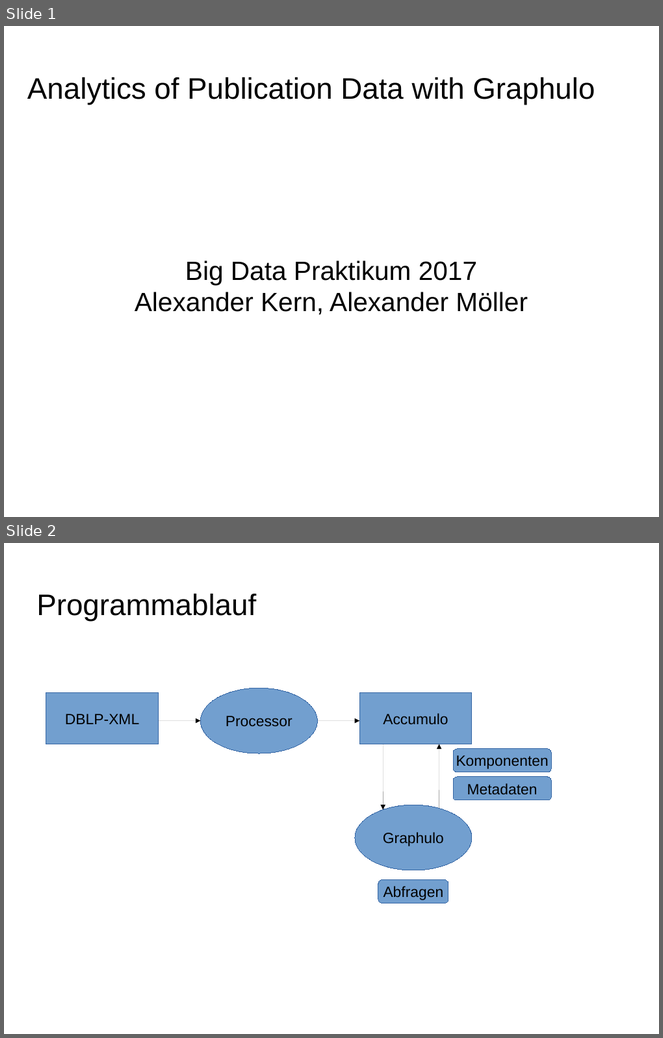
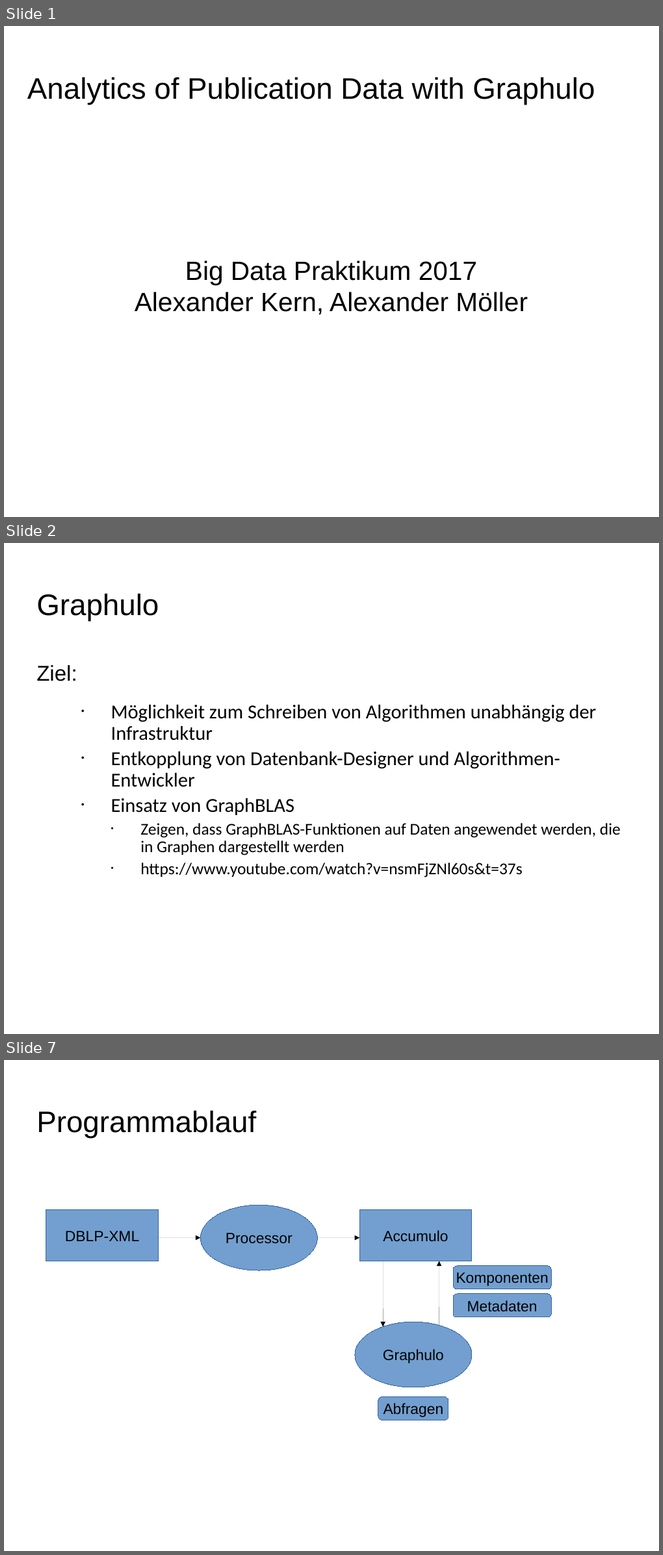
Before and after one commit to ScaDS/dblp-graphulo, a slide deck: doc/testat2.odp. Shown one above the other, each under a label of ours: slides 1 and 2 before the commit, slides 1, 2 and 7 after it; the slides between them are not shown. The pictures are 663x1038 and 663x1555 pixels, drawn with LibreOffice and Linux fonts; fonts in the diff are those of the drawing; background and template pictures are left out. Boxes give left, top, right and bottom in pixels: in the first picture for what was removed or moved away, otherwise in the second. Text is boxed around its words. In the diff, an @@ line names an element or a change of style, - is before the commit and + after.

```diff
--- a/doc/testat2.odp
+++ b/doc/testat2.odp
@@ slide 2 added at (x1=4, y1=543, x2=659, y2=1034), background picture (left out) @@
@@ text added at (x1=36, y1=594, x2=159, y2=621), 36 pt, text #000000 @@
+Graphulo
@@ text added at (x1=36, y1=665, x2=621, y2=878), 24 pt, text #000000 @@
+Ziel:
+  • Möglichkeit zum Schreiben von Algorithmen unabhängig der Infrastruktur
+  • Entkopplung von Datenbank-Designer und Algorithmen-Entwickler
+  • Einsatz von GraphBLAS
+    • Zeigen, dass GraphBLAS-Funktionen auf Daten angewendet werden, die in Graphen dargestellt werden
+    • https://www.youtube.com/watch?v=nsmFjZNl60s&t=37s
@@ what was slide 2 is now slide 7 @@
```
Also in this commit, not shown: 1 slide changed, 4 other slides added.
